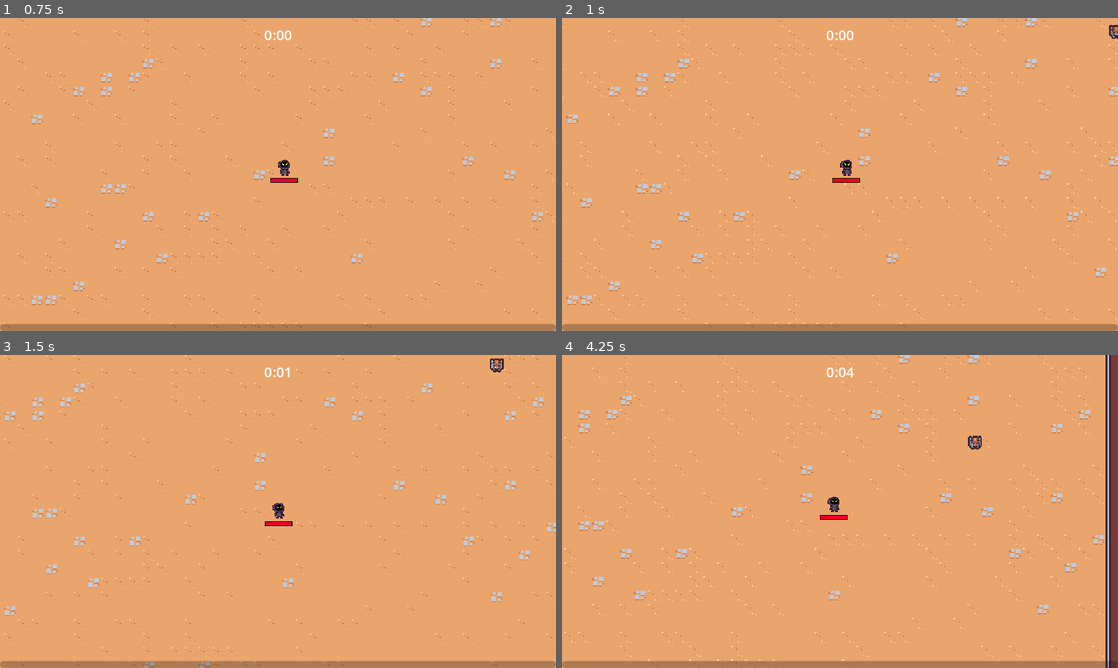
Above: before the commit, frames 1-4 (two rows, left to right).
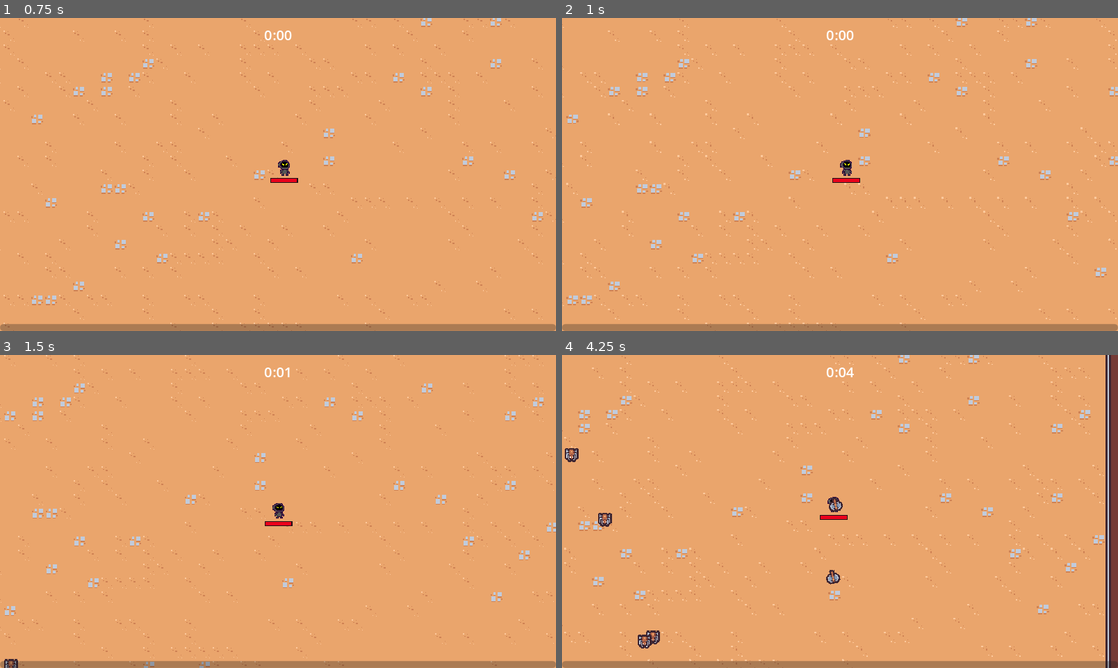
Above: after the commit, the same moments.

Repository: RyanLeB/Shrouded
Game: Godot game, scene res://Scenes/Main/main.tscn
Two runs of this game, one before a commit and one after it. Both use one fixed random seed, a clock stepped at 60 frames per second and the inputs below.
Inputs (mouse positions are in pixels of both pictures, inside the frame that each line leads up to):
- Up to frame 1 (0.75 s): move the mouse to (400, 158) at 0.52 s; press the mouse at (400, 158) at 0.53 s; hold D (move_right) from 0.53 s (still down)
- Up to frame 2 (1 s): keep holding D (move_right)
- Up to frame 3 (1.5 s): move the mouse to (166, 527) at 1.27 s; release D (move_right) at 1.28 s; release the mouse at (166, 527) at 1.28 s; hold S (move_down) from 1.28 s (still down); click (166, 527) at 1.35 s
- Up to frame 4 (4.25 s): move the mouse to (895, 442) at 2.02 s; release S (move_down) at 2.03 s; press the mouse at (895, 442) at 2.03 s; hold D (move_right) 2.03-2.78 s; move the mouse to (812, 574) at 2.77 s; release the mouse at (812, 574) at 2.78 s; hold W (move_up) 2.78-3.53 s; click (812, 574) at 2.85 s; move the mouse to (1006, 558) at 3.52 s; press the mouse at (1006, 558) at 3.53 s; hold A (move_left) from 3.53 s (still down)

Frame 1 is identical in both runs. In frame 2, less than 0.1% of the frame differs, in the area x 98-100%, y 2-7%; in frame 3, 0.2%; in frame 4, 0.6%, in the area x 0-76%, y 25-94%.

Commit message:
Axe ability (scythe) working

Diff:
--- /dev/null
+++ b/Scenes/Ability/axe_ability/axe_ability.gd
@@ -0,0 +1,25 @@
+extends Node2D
+
+const MAX_RADIUS = 100
+
+@onready var hitbox_component = $HitboxComponent
+
+var base_rotation = Vector2.RIGHT
+
+func _ready():
+	base_rotation = Vector2.RIGHT.rotated(randf_range(0, TAU))
+	var tween = create_tween()
+	tween.tween_method(tween_method, 0.0, 2.0, 3)
+	tween.tween_callback(queue_free)
+
+func tween_method(rotations: float):
+	var percent = rotations / 2
+	var current_radius = percent * MAX_RADIUS
+	var current_direction = base_rotation.rotated(rotations * TAU)
+
+
+	var player = get_tree().get_first_node_in_group("player")
+	if player == null:
+		return
+
+	global_position = player.global_position + (current_direction * current_radius)
--- /dev/null
+++ b/Scenes/Ability/axe_ability/axe_ability.tscn
@@ -0,0 +1,62 @@
+[gd_scene load_steps=8 format=3 uid="uid://dd4ywavw2nahn"]
+
+[ext_resource type="Script" path="res://Scenes/Ability/axe_ability/axe_ability.gd" id="1_0tf4f"]
+[ext_resource type="Texture2D" uid="uid://dryxtxboes0rk" path="res://Scenes/Ability/axe_ability/Axe.png" id="1_2lxpr"]
+[ext_resource type="PackedScene" uid="uid://cycdfunfhnvmb" path="res://Scenes/component/hitbox_component.tscn" id="3_3u3y0"]
+
+[sub_resource type="Animation" id="Animation_rx3g0"]
+resource_name = "default"
+length = 0.5
+loop_mode = 1
+tracks/0/type = "value"
+tracks/0/imported = false
+tracks/0/enabled = true
+tracks/0/path = NodePath("Sprite2D:rotation")
+tracks/0/interp = 1
+tracks/0/loop_wrap = true
+tracks/0/keys = {
+"times": PackedFloat32Array(0, 0.5),
+"transitions": PackedFloat32Array(1, 1),
+"update": 0,
+"values": [0.0, 6.28319]
+}
+
+[sub_resource type="Animation" id="Animation_1cw8v"]
+length = 0.001
+tracks/0/type = "value"
+tracks/0/imported = false
+tracks/0/enabled = true
+tracks/0/path = NodePath("Sprite2D:rotation")
+tracks/0/interp = 1
+tracks/0/loop_wrap = true
+tracks/0/keys = {
+"times": PackedFloat32Array(0),
+"transitions": PackedFloat32Array(1),
+"update": 0,
+"values": [0.0]
+}
+
+[sub_resource type="AnimationLibrary" id="AnimationLibrary_offic"]
+_data = {
+"RESET": SubResource("Animation_1cw8v"),
+"default": SubResource("Animation_rx3g0")
+}
+
+[sub_resource type="CircleShape2D" id="CircleShape2D_v1mdk"]
+
+[node name="AxeAbility" type="Node2D"]
+script = ExtResource("1_0tf4f")
+
+[node name="AnimationPlayer" type="AnimationPlayer" parent="."]
+libraries = {
+"": SubResource("AnimationLibrary_offic")
+}
+autoplay = "default"
+
+[node name="Sprite2D" type="Sprite2D" parent="."]
+texture = ExtResource("1_2lxpr")
+
+[node name="HitboxComponent" parent="." instance=ExtResource("3_3u3y0")]
+
+[node name="CollisionShape2D" type="CollisionShape2D" parent="HitboxComponent"]
+shape = SubResource("CircleShape2D_v1mdk")
--- /dev/null
+++ b/Scenes/Ability/axe_ability_controller/axe_ability_controller.gd
@@ -0,0 +1,24 @@
+extends Node
+
+@export var axe_ability_scene: PackedScene
+
+var damage = 10
+
+
+func _ready():
+	$Timer.timeout.connect(on_timer_timeout)
+
+
+func on_timer_timeout():
+	var player = get_tree().get_first_node_in_group("player") as Node2D
+	if player == null:
+		return
+
+	var foreground = get_tree().get_first_node_in_group("foreground_layer") as Node2D
+	if foreground == null:
+		return
+
+	var axe_instance = axe_ability_scene.instantiate() as Node2D
+	foreground.add_child(axe_instance)
+	axe_instance.global_position = player.global_position
+	axe_instance.hitbox_component.damage = damage
--- /dev/null
+++ b/Scenes/Ability/axe_ability_controller/axe_ability_controller.tscn
@@ -0,0 +1,12 @@
+[gd_scene load_steps=3 format=3 uid="uid://clc82wv1hhc8c"]
+
+[ext_resource type="Script" path="res://Scenes/Ability/axe_ability_controller/axe_ability_controller.gd" id="1_ir7rv"]
+[ext_resource type="PackedScene" uid="uid://dd4ywavw2nahn" path="res://Scenes/Ability/axe_ability/axe_ability.tscn" id="2_1du1s"]
+
+[node name="AxeAbilityController" type="Node"]
+script = ExtResource("1_ir7rv")
+axe_ability_scene = ExtResource("2_1du1s")
+
+[node name="Timer" type="Timer" parent="."]
+wait_time = 2.0
+autostart = true
--- a/Scenes/game_object/Player/player.tscn
+++ b/Scenes/game_object/Player/player.tscn
@@ -1,8 +1,9 @@
-[gd_scene load_steps=10 format=3 uid="uid://ch8vxxiweatbb"]
+[gd_scene load_steps=11 format=3 uid="uid://ch8vxxiweatbb"]
 
 [ext_resource type="Script" path="res://Scenes/game_object/Player/player.gd" id="1_fabc8"]
 [ext_resource type="PackedScene" uid="uid://daejyk1n81nqr" path="res://Scenes/component/health_component.tscn" id="2_12ktq"]
 [ext_resource type="PackedScene" uid="uid://c5og622r3s70n" path="res://Scenes/Ability/sword_ability_controller/sword_ability_controller.tscn" id="2_tyonw"]
+[ext_resource type="PackedScene" uid="uid://clc82wv1hhc8c" path="res://Scenes/Ability/axe_ability_controller/axe_ability_controller.tscn" id="4_b7vx0"]
 [ext_resource type="Texture2D" uid="uid://ds6cclediub2j" path="res://Scenes/game_object/GreyHoodguy1.png" id="4_wn8e4"]
 
 [sub_resource type="StyleBoxFlat" id="StyleBoxFlat_17ou2"]
@@ -34,6 +35,8 @@
 [node name="AbilityManager" type="Node" parent="."]
 
 [node name="SwordAbilityController" parent="AbilityManager" instance=ExtResource("2_tyonw")]
+
+[node name="AxeAbilityController" parent="AbilityManager" instance=ExtResource("4_b7vx0")]
 
 [node name="DamageIntervalTimer" type="Timer" parent="."]
 wait_time = 0.5
--- a/Scenes/manager/enemy_manager.gd
+++ b/Scenes/manager/enemy_manager.gd
@@ -15,6 +15,27 @@
 	arena_time_manager.arena_difficulty_increased.connect(on_arena_difficulty_increased)
 
 
+func get_spawn_position():
+	var player = get_tree().get_first_node_in_group("player") as Node2D
+	if player == null:
+		return Vector2.ZERO
+
+	var spawn_position = Vector2.ZERO
+	var random_direction = Vector2.RIGHT.rotated(randf_range(0, TAU))
+	for i in 4:
+		spawn_position = player.global_position + (random_direction * SPAWN_RADIUS)
+
+		var query_parameters = PhysicsRayQueryParameters2D.create(player.global_position, spawn_position, 1)
+		var result = get_tree().root.world_2d.direct_space_state.intersect_ray(query_parameters)
+
+		if result.is_empty():
+			break
+		else:
+			random_direction = random_direction.rotated(deg_to_rad(90))
+
+	return spawn_position
+
+
 func on_timer_timeout():
 	timer.start()
 
@@ -22,14 +43,13 @@
 	if player == null:
 		return
 
-	var random_direction = Vector2.RIGHT.rotated(randf_range(0, TAU))
-	var spawn_position = player.global_position + (random_direction * SPAWN_RADIUS)
+
 
 	var enemy = basic_enemy_scene.instantiate() as Node2D
 
 	var entities_layer = get_tree().get_first_node_in_group("entities_layer")
 	entities_layer.add_child(enemy)
-	enemy.global_position = spawn_position
+	enemy.global_position = get_spawn_position()
 
 
 func on_arena_difficulty_increased(arena_difficulty: int):
Binary file added: Scenes/Ability/axe_ability/Axe.png
Not shown, added: Scenes/Ability/axe_ability/Axe.png.import
